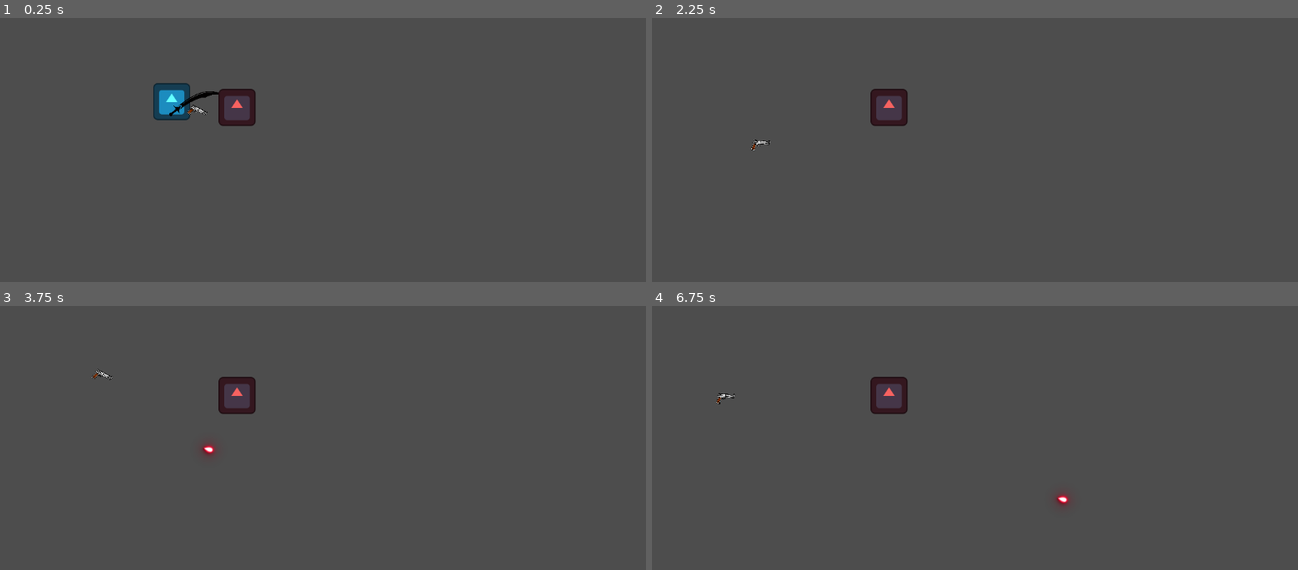
Above: before the commit, frames 1-4 (two rows, left to right).
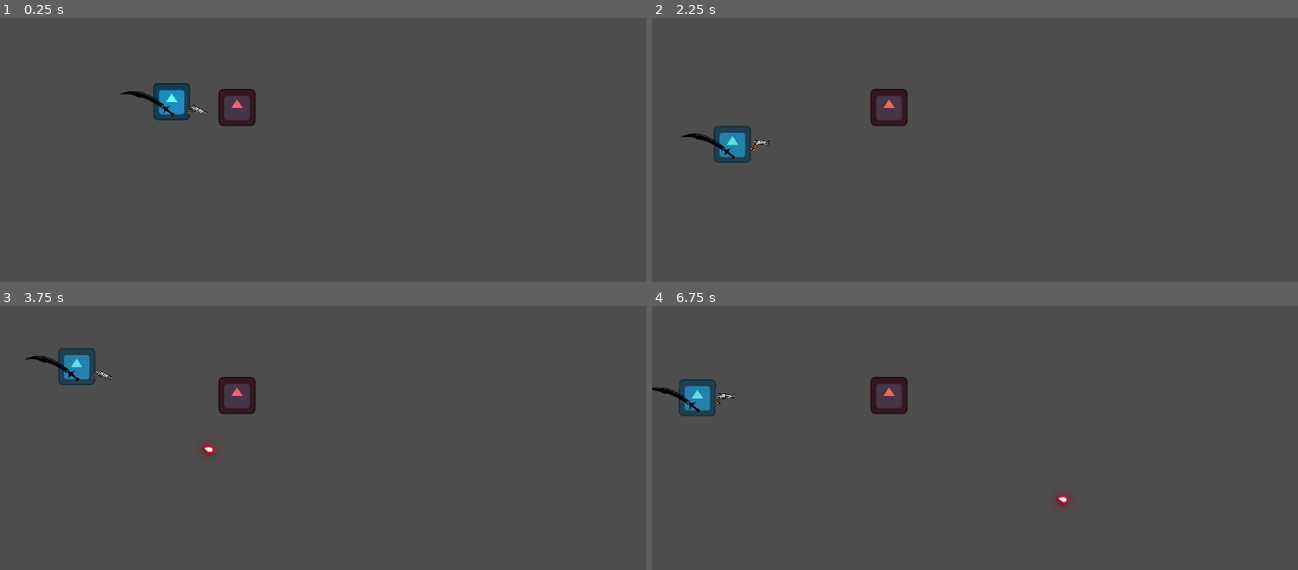
Above: after the commit, the same moments.

Repository: shafayatb/basic-2d-top-down-example
Game: Godot game, scene res://playground.tscn
Two runs of this game, one before a commit and one after it. Both use one fixed random seed, a clock stepped at 60 frames per second and the inputs below. The project has no main scene, so this scene is started directly. The engine's default icon, where the game draws it, is replaced by a stand-in: a white triangle on a blue panel in a dark square.
Inputs (mouse positions are in pixels of both pictures, inside the frame that each line leads up to):
- Up to frame 1 (0.25 s): no input
- Up to frame 2 (2.25 s): move the mouse to (1130, 186) at 0.52 s; hold Right (ui_right) 0.53-1.28 s; tap Ctrl (Dash) at 0.6, 1.55, 2.1 s; move the mouse to (852, 223) at 1.27 s; hold Down (ui_down) 1.28-2.03 s; click (852, 223) at 1.35 s; move the mouse to (1052, 123) at 2.02 s; hold Right (ui_right) from 2.03 s (still down)
- Up to frame 3 (3.75 s): move the mouse to (297, 567) at 2.77 s; release Right (ui_right) at 2.78 s; hold Up (ui_up) 2.78-3.53 s; tap X (Shoot) at 2.85 s; tap Ctrl (Dash) at 3.05, 3.6 s; move the mouse to (529, 548) at 3.52 s; hold Left (ui_left) from 3.53 s (still down)
- Up to frame 4 (6.75 s): move the mouse to (787, 438) at 4.27 s; click (787, 438) at 4.35 s; tap Ctrl (Dash) at 4.55, 5.1, 6.05, 6.6 s; move the mouse to (1020, 493) at 5.02 s; release Left (ui_left) at 5.03 s; hold Down (ui_down) 5.03-5.78 s; move the mouse to (884, 398) at 5.77 s; hold Right (ui_right) 5.78-6.53 s; tap X (Shoot) at 5.85 s; move the mouse to (1130, 474) at 6.52 s; hold Up (ui_up) from 6.53 s (still down)

The runs differ from the first frame. In frame 1, 0.3% of the frame differs, in the area x 18-34%, y 27-38%; in frame 2, 0.9%, in the area x 4-16%, y 41-55%; in frame 3, 0.9%; in frame 4, 0.9%.

Commit message:
8c. Fixed idle animation

Diff:
--- a/node_state_machine/idle_state.gd
+++ b/node_state_machine/idle_state.gd
@@ -11,7 +11,6 @@
 	player = state_machine.get_parent()
 	player.velocity = Vector2.ZERO
 	player.playback.travel("Idle")
-	player.animation_tree["parameters/Idle/blend_position"] = player.input_direction
 
 func handle_input(event: InputEvent):
 	if Input.is_action_just_pressed("Dash"):
--- a/player/player.tscn
+++ b/player/player.tscn
@@ -39,6 +39,18 @@
 "update": 0,
 "values": [Color(0.39215687, 1, 1, 1)]
 }
+tracks/2/type = "value"
+tracks/2/imported = false
+tracks/2/enabled = true
+tracks/2/path = NodePath("Icon:scale")
+tracks/2/interp = 1
+tracks/2/loop_wrap = true
+tracks/2/keys = {
+"times": PackedFloat32Array(0),
+"transitions": PackedFloat32Array(1),
+"update": 0,
+"values": [Vector2(1, 1)]
+}
 
 [sub_resource type="Animation" id="Animation_2ieo8"]
 resource_name = "dash"
@@ -169,8 +181,8 @@
 "values": [Vector2(1, 1), Vector2(1, 1.390625)]
 }
 
-[sub_resource type="Animation" id="Animation_qjkh3"]
-resource_name = "idle_right"
+[sub_resource type="Animation" id="Animation_ebec5"]
+resource_name = "idle"
 loop_mode = 1
 tracks/0/type = "value"
 tracks/0/imported = false
@@ -183,54 +195,13 @@
 "transitions": PackedFloat32Array(0.5, 2, 0.5),
 "update": 0,
 "values": [Vector2(0, 0), Vector2(0, -3), Vector2(0, 0)]
-}
-tracks/1/type = "value"
-tracks/1/imported = false
-tracks/1/enabled = true
-tracks/1/path = NodePath("Icon:scale")
-tracks/1/interp = 1
-tracks/1/loop_wrap = true
-tracks/1/keys = {
-"times": PackedFloat32Array(0),
-"transitions": PackedFloat32Array(1),
-"update": 0,
-"values": [Vector2(1, 1)]
-}
-
-[sub_resource type="Animation" id="Animation_ebec5"]
-resource_name = "idle_left"
-loop_mode = 1
-tracks/0/type = "value"
-tracks/0/imported = false
-tracks/0/enabled = true
-tracks/0/path = NodePath("Icon:position")
-tracks/0/interp = 1
-tracks/0/loop_wrap = true
-tracks/0/keys = {
-"times": PackedFloat32Array(0, 0.5, 1),
-"transitions": PackedFloat32Array(0.5, 2, 0.5),
-"update": 0,
-"values": [Vector2(0, 0), Vector2(0, -3), Vector2(0, 0)]
-}
-tracks/1/type = "value"
-tracks/1/imported = false
-tracks/1/enabled = true
-tracks/1/path = NodePath("Icon:scale")
-tracks/1/interp = 1
-tracks/1/loop_wrap = true
-tracks/1/keys = {
-"times": PackedFloat32Array(0),
-"transitions": PackedFloat32Array(1),
-"update": 0,
-"values": [Vector2(-1, 1)]
 }
 
 [sub_resource type="AnimationLibrary" id="AnimationLibrary_rgyib"]
 _data = {
 &"RESET": SubResource("Animation_g6k8r"),
 &"dash": SubResource("Animation_2ieo8"),
-&"idle_left": SubResource("Animation_ebec5"),
-&"idle_right": SubResource("Animation_qjkh3"),
+&"idle": SubResource("Animation_ebec5"),
 &"move_down": SubResource("Animation_8t03j"),
 &"move_left": SubResource("Animation_rgyib"),
 &"move_right": SubResource("Animation_boad6"),
@@ -259,28 +230,8 @@
 blend_point_3/node = SubResource("AnimationNodeAnimation_tqiix")
 blend_point_3/pos = Vector2(0, -1)
 
-[sub_resource type="AnimationNodeAnimation" id="AnimationNodeAnimation_g6k8r"]
-animation = &"idle_left"
-
-[sub_resource type="AnimationNodeAnimation" id="AnimationNodeAnimation_boad6"]
-animation = &"idle_right"
-
-[sub_resource type="AnimationNodeAnimation" id="AnimationNodeAnimation_rgyib"]
-animation = &"idle_left"
-
 [sub_resource type="AnimationNodeAnimation" id="AnimationNodeAnimation_yllr7"]
-animation = &"idle_right"
-
-[sub_resource type="AnimationNodeBlendSpace2D" id="AnimationNodeBlendSpace2D_kb6p2"]
-blend_point_0/node = SubResource("AnimationNodeAnimation_g6k8r")
-blend_point_0/pos = Vector2(-1, 0)
-blend_point_1/node = SubResource("AnimationNodeAnimation_boad6")
-blend_point_1/pos = Vector2(0, 1)
-blend_point_2/node = SubResource("AnimationNodeAnimation_rgyib")
-blend_point_2/pos = Vector2(0, -1)
-blend_point_3/node = SubResource("AnimationNodeAnimation_yllr7")
-blend_point_3/pos = Vector2(1, 0)
-blend_mode = 1
+animation = &"idle"
 
 [sub_resource type="AnimationNodeAnimation" id="AnimationNodeAnimation_hg6s5"]
 animation = &"move_left"
@@ -305,41 +256,31 @@
 blend_point_3/pos = Vector2(0, -1)
 sync = true
 
+[sub_resource type="AnimationNodeStateMachineTransition" id="AnimationNodeStateMachineTransition_x7c3f"]
+advance_condition = &"is_moving"
+
+[sub_resource type="AnimationNodeStateMachineTransition" id="AnimationNodeStateMachineTransition_bjvpn"]
+advance_condition = &"is_dashing"
+
+[sub_resource type="AnimationNodeStateMachineTransition" id="AnimationNodeStateMachineTransition_kb6p2"]
+advance_mode = 2
+
 [sub_resource type="AnimationNodeStateMachineTransition" id="AnimationNodeStateMachineTransition_wodsf"]
-advance_mode = 2
 
 [sub_resource type="AnimationNodeStateMachineTransition" id="AnimationNodeStateMachineTransition_32hag"]
-advance_mode = 2
-advance_condition = &"is_moving"
 
 [sub_resource type="AnimationNodeStateMachineTransition" id="AnimationNodeStateMachineTransition_tqiix"]
-advance_mode = 2
-advance_condition = &"not_moving"
-
-[sub_resource type="AnimationNodeStateMachineTransition" id="AnimationNodeStateMachineTransition_c35mf"]
-advance_mode = 2
-advance_condition = &"is_dashing"
-
-[sub_resource type="AnimationNodeStateMachineTransition" id="AnimationNodeStateMachineTransition_65viv"]
-advance_mode = 2
-advance_condition = &"not_moving"
-
-[sub_resource type="AnimationNodeStateMachineTransition" id="AnimationNodeStateMachineTransition_x7c3f"]
-advance_mode = 2
-advance_condition = &"is_moving"
-
-[sub_resource type="AnimationNodeStateMachineTransition" id="AnimationNodeStateMachineTransition_bjvpn"]
-advance_mode = 2
-advance_condition = &"is_dashing"
+
+[sub_resource type="AnimationNodeStateMachineTransition" id="AnimationNodeStateMachineTransition_e7oew"]
 
 [sub_resource type="AnimationNodeStateMachine" id="AnimationNodeStateMachine_2ieo8"]
 states/Dash/node = SubResource("AnimationNodeBlendSpace2D_e7oew")
 states/Dash/position = Vector2(698.5926, 125)
-states/Idle/node = SubResource("AnimationNodeBlendSpace2D_kb6p2")
-states/Idle/position = Vector2(481.59256, 53)
+states/Idle/node = SubResource("AnimationNodeAnimation_yllr7")
+states/Idle/position = Vector2(322.40298, 75)
 states/Move/node = SubResource("AnimationNodeBlendSpace2D_8t03j")
 states/Move/position = Vector2(448.9463, 202)
-transitions = ["Start", "Idle", SubResource("AnimationNodeStateMachineTransition_wodsf"), "Idle", "Move", SubResource("AnimationNodeStateMachineTransition_32hag"), "Move", "Idle", SubResource("AnimationNodeStateMachineTransition_tqiix"), "Idle", "Dash", SubResource("AnimationNodeStateMachineTransition_c35mf"), "Dash", "Idle", SubResource("AnimationNodeStateMachineTransition_65viv"), "Dash", "Move", SubResource("AnimationNodeStateMachineTransition_x7c3f"), "Move", "Dash", SubResource("AnimationNodeStateMachineTransition_bjvpn")]
+transitions = ["Dash", "Move", SubResource("AnimationNodeStateMachineTransition_x7c3f"), "Move", "Dash", SubResource("AnimationNodeStateMachineTransition_bjvpn"), "Start", "Idle", SubResource("AnimationNodeStateMachineTransition_kb6p2"), "Idle", "Move", SubResource("AnimationNodeStateMachineTransition_wodsf"), "Move", "Idle", SubResource("AnimationNodeStateMachineTransition_32hag"), "Dash", "Idle", SubResource("AnimationNodeStateMachineTransition_tqiix"), "Idle", "Dash", SubResource("AnimationNodeStateMachineTransition_e7oew")]
 graph_offset = Vector2(127.40298, 0)
 
 [node name="Player" type="CharacterBody2D" groups=["Player"]]
@@ -392,7 +333,5 @@
 anim_player = NodePath("../AnimationPlayer")
 parameters/conditions/is_dashing = false
 parameters/conditions/is_moving = false
-parameters/conditions/not_moving = false
 parameters/Dash/blend_position = Vector2(0.03752756, 1.0358744)
-parameters/Idle/blend_position = Vector2(0.0703125, -0.45291483)
 parameters/Move/blend_position = Vector2(-0.9980469, -0.004484296)
Not shown: 1 places in player/player.tscn that only renumber resources
